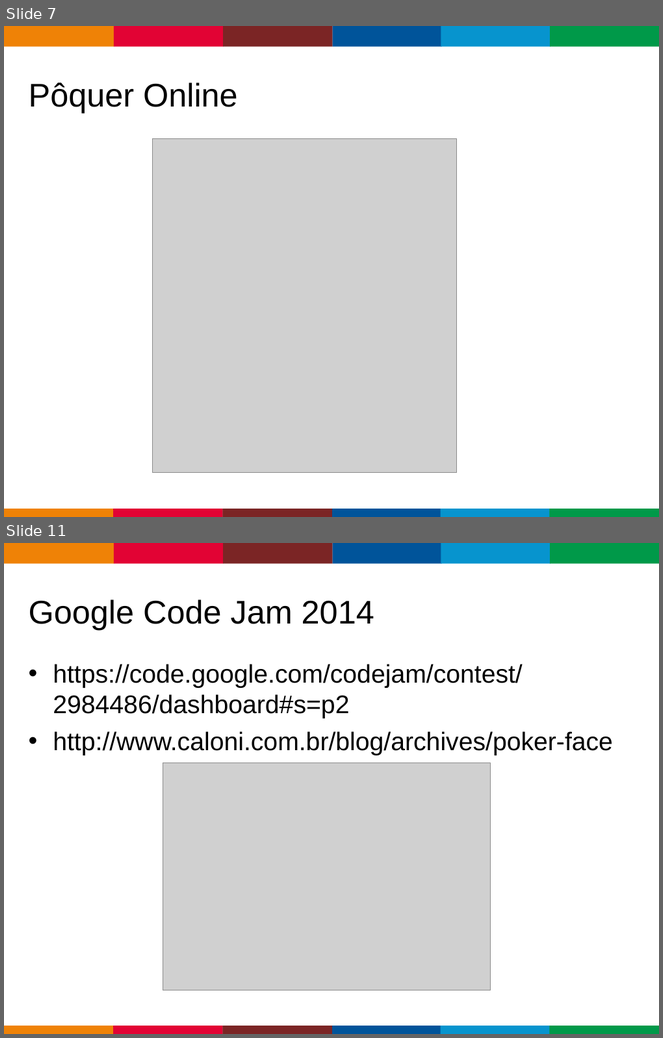
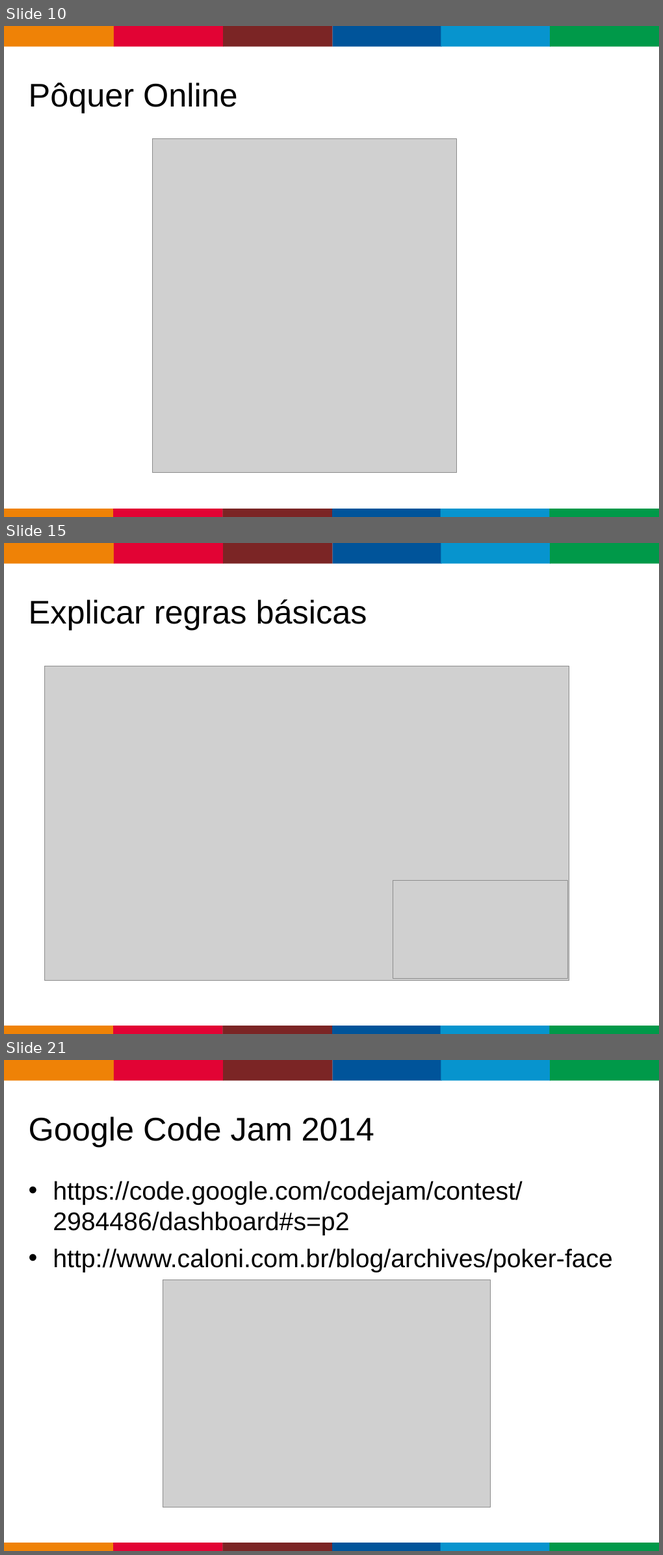
Before and after one commit to caloni/journal, a slide deck: Lectures/PoquerOnline/PoquerOnline.ppt. Shown one above the other, each under a label of ours: slides 7 and 11 before the commit, slides 10, 15 and 21 after it; the slides between them are not shown. The pictures are 663x1038 and 663x1555 pixels, drawn with LibreOffice and Linux fonts; fonts in the diff are those of the drawing; grey boxes stand for pictures; background and template pictures are left out. Boxes give left, top, right and bottom in pixels: in the first picture for what was removed or moved away, otherwise in the second. Text is boxed around its words. In the diff, an @@ line names an element or a change of style, - is before the commit and + after.

```diff
--- a/Lectures/PoquerOnline/PoquerOnline.ppt
+++ b/Lectures/PoquerOnline/PoquerOnline.ppt
@@ slide 15 added at [4,543,659,1034], background #FFFFFF; not listed: 13 template elements that a slide beside it also shows @@
@@ title added at [29,600,367,630], 36 pt, text #000000 @@
+Explicar regras básicas
@@ picture added at [46,667,570,980] @@
@@ picture added at [393,881,568,979] @@
@@ what was slide 7 is now slide 10 @@
@@ what was slide 11 is now slide 21 @@
```
Also in this commit, not shown: 2 slides changed, 20 other slides added, 3 slides removed, 39 other files.
